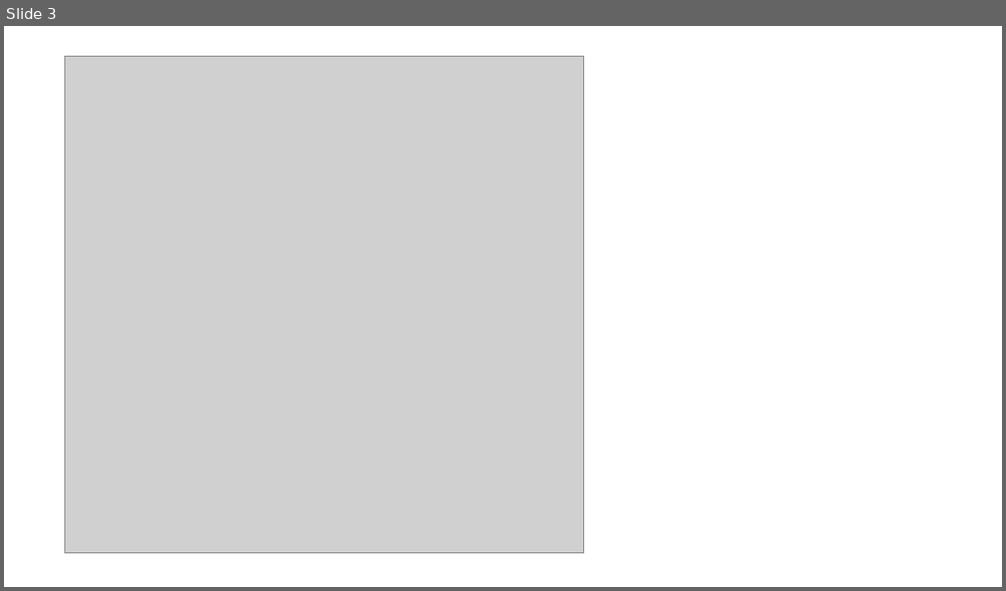
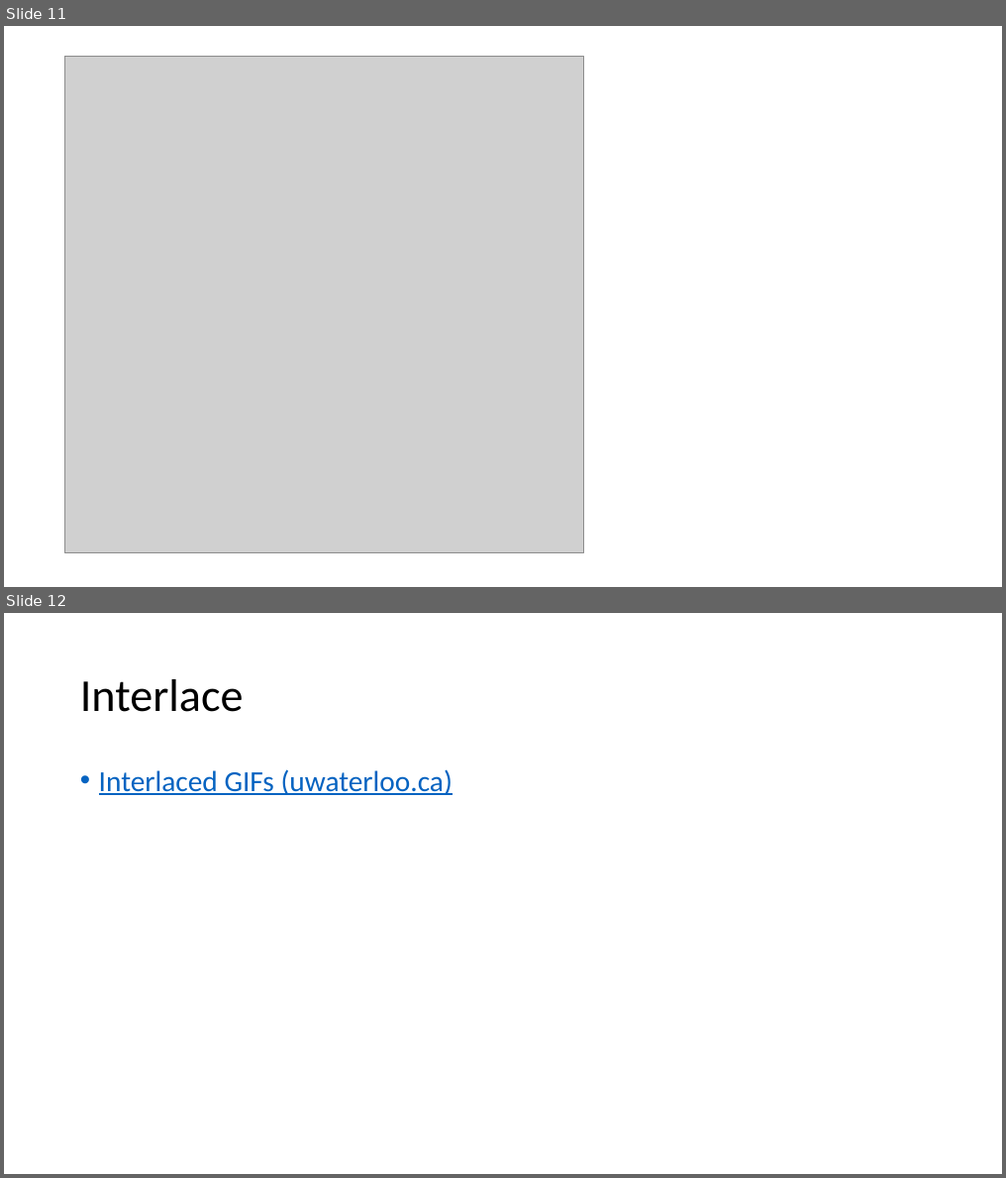
Before and after one commit to philipdeng/gifparse, a slide deck: aboutgif.pptx. Shown one above the other, each under a label of ours: slide 3 before the commit, slides 11 and 12 after it. The pictures are 1006x591 and 1006x1178 pixels, drawn with LibreOffice and Linux fonts; fonts in the diff are those of the drawing; grey boxes stand for pictures. Boxes give left, top, right and bottom in pixels: in the first picture for what was removed or moved away, otherwise in the second. Text is boxed around its words. In the diff, an @@ line names an element or a change of style, - is before the commit and + after.

```diff
--- a/aboutgif.pptx
+++ b/aboutgif.pptx
@@ slide 12 added at box(4, 613, 1002, 1174), background #FFFFFF @@
@@ title added at box(80, 679, 244, 712), 44 pt, text #000000 @@
+Interlace
@@ text added at box(99, 769, 452, 795), 28 pt, text #0563C1, underline @@
+• Interlaced GIFs (uwaterloo.ca)
@@ what was slide 3 is now slide 11 @@
```
Also in this commit, not shown: 1 slide changed, 11 other slides added, 2 slides removed, 5 other files.
